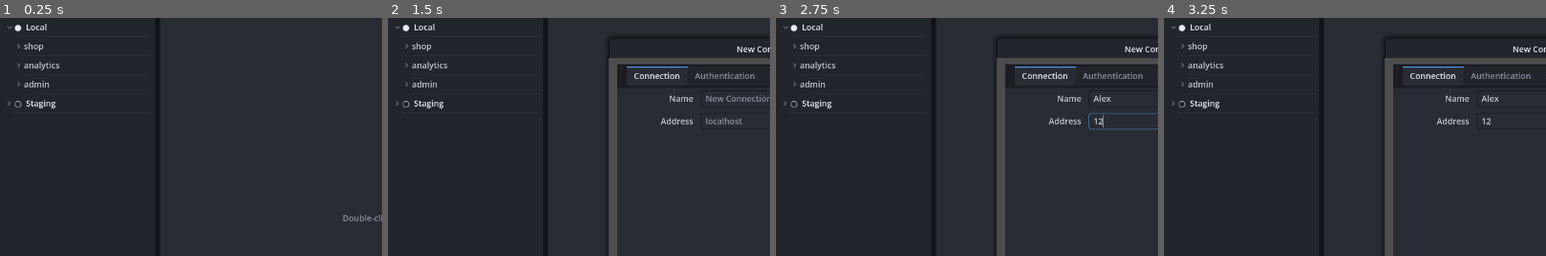
Above: before the commit, frames 1-4 (left to right).
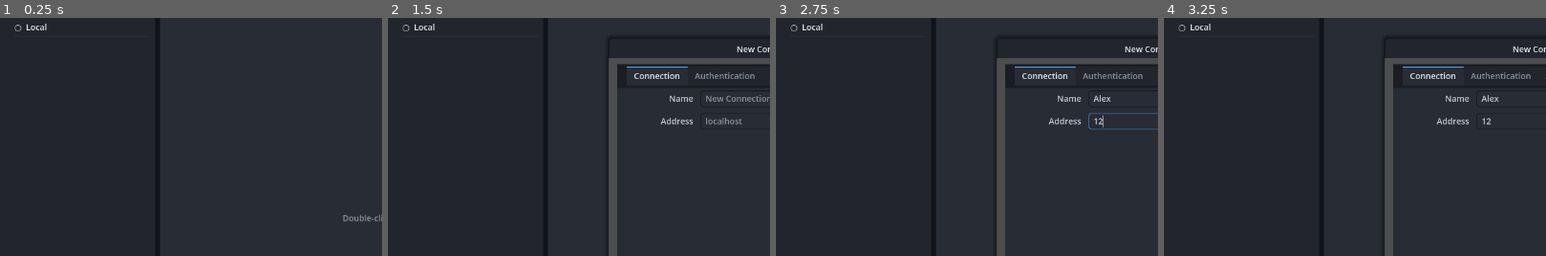
Above: after the commit, the same moments.

Repository: pierre-lehnen-rc/debris
Game: Godot game, scene res://source/ui/main.tscn
The game is run twice, just before and just after one commit, with the same random seed, the same clock (stepped at 60 frames per second) and the same inputs.
Inputs (mouse positions are % of the whole screen's width and height, from its top left):
- Up to frame 1 (0.25 s): no input
- Up to frame 2 (1.5 s): click "Refresh" at 0.5 s; click "+" at 1.25 s
- Up to frame 3 (2.75 s): click (55, 30) at 2.02 s; type "Alex" at 2.1 s; click (52, 34) at 2.25 s; type "12" at 2.33 s
- Up to frame 4 (3.25 s): click "Test" at 2.75 s
The pictures show only the part of the screen within x 0-50%, y 13-63%; the shares and areas given below are measured in that part.

The runs differ from the first frame. In frame 1, 0.5% of the frame differs, in the area x 2-16%, y 3-38%; in frame 2, 0.5%; in frame 3, 0.5%; in frame 4, 0.5%.

Commit message:
Remove mock data from the client
Drop the MockData module and its uses now that databases and collections come
from the backend. The sidebar seeds a single localhost connection instead of
mock connections, and the query tab clears its results (live document loading
via find is not wired up yet).

Co-Authored-By: Claude Opus 4.7 <noreply@anthropic.com>

Diff:
--- a/client/source/data/mock_data.gd
+++ /dev/null
@@ -1,157 +0,0 @@
-class_name MockData
-extends RefCounted
-
-## Placeholder data so the UI renders real-looking content before any real Mongo
-## connection exists. Replace the lookups here with live driver calls later;
-## the UI only depends on the shapes returned by the static helpers below.
-
-const CONNECTIONS := [
-	{
-		"name": "Local",
-		"host": "localhost:27017",
-		"connected": true,
-		"databases": [
-			{
-				"name": "shop",
-				"collections": ["users", "orders", "products", "categories"],
-			},
-			{
-				"name": "analytics",
-				"collections": ["events", "sessions"],
-			},
-			{
-				"name": "admin",
-				"collections": ["system.users", "system.version"],
-			},
-		],
-	},
-	{
-		"name": "Staging",
-		"host": "staging.db.internal:27017",
-		"connected": false,
-		"databases": [
-			{
-				"name": "shop",
-				"collections": ["users", "orders", "products"],
-			},
-		],
-	},
-]
-
-# Pools used by the deterministic generators below. Keeping them module-level
-# means the generated data is stable across calls (no RNG) and easy to tweak.
-const _FIRST_NAMES := [
-	"Ada", "Alan", "Grace", "Linus", "Margaret", "Dennis", "Barbara", "Ken",
-	"Edsger", "Donald", "John", "Katherine", "Tim", "Radia", "Guido", "Bjarne",
-	"James", "Anita", "Shafi", "Leslie", "Hedy", "Vint", "Brian", "Frances",
-]
-const _LAST_NAMES := [
-	"Lovelace", "Turing", "Hopper", "Torvalds", "Hamilton", "Ritchie", "Liskov",
-	"Thompson", "Dijkstra", "Knuth", "Backus", "Johnson", "Berners-Lee",
-	"Perlman", "van Rossum", "Stroustrup", "Gosling", "Borg", "Goldwasser",
-	"Lamport", "Lamarr", "Cerf", "Kernighan", "Allen",
-]
-const _CITIES := [
-	{"city": "London", "zip": "EC1A"},
-	{"city": "Manchester", "zip": "M1"},
-	{"city": "New York", "zip": "10001"},
-	{"city": "Berlin", "zip": "10115"},
-	{"city": "Tokyo", "zip": "100-0001"},
-	{"city": "Paris", "zip": "75001"},
-	{"city": "Sydney", "zip": "2000"},
-	{"city": "Toronto", "zip": "M5H"},
-]
-const _ROLE_SETS := [
-	["admin", "editor"], ["editor"], ["viewer"], ["editor", "viewer"],
-	["admin"], ["viewer", "contributor"],
-]
-const _ORDER_STATUS := ["shipped", "pending", "delivered", "cancelled", "refunded"]
-const _PRODUCT_NAMES := [
-	"Mechanical Keyboard", "Wireless Mouse", "USB-C Hub", "27\" Monitor",
-	"Webcam 1080p", "Desk Mat", "Laptop Stand", "Noise-Cancelling Headset",
-	"Ergonomic Chair", "Standing Desk", "Cable Organizer", "Bluetooth Speaker",
-]
-const _TAG_SETS := [
-	["peripherals", "input"], ["display", "office"], ["audio"],
-	["furniture", "ergonomics"], ["accessories"], ["peripherals", "wireless"],
-]
-
-
-## Returns an array of Dictionaries representing sample documents for a
-## collection. Falls back to a generic shape for unknown collections. The lists
-## are deliberately large so pagination is easy to exercise.
-static func documents_for(collection: String) -> Array:
-	match collection:
-		"users":
-			return _make_users(137)
-		"orders":
-			return _make_orders(84)
-		"products":
-			return _make_products(63)
-		_:
-			return _make_generic(40)
-
-
-static func _oid(prefix: String, n: int) -> String:
-	return "ObjectId('%s%08d')" % [prefix, n]
-
-
-static func _make_users(count: int) -> Array:
-	var docs: Array = []
-	for i in count:
-		var first: String = _FIRST_NAMES[i % _FIRST_NAMES.size()]
-		var last: String = _LAST_NAMES[(i * 7) % _LAST_NAMES.size()]
-		var handle := ("%s.%s" % [first, last]).to_lower().replace(" ", "")
-		docs.append({
-			"_id": _oid("64f0a1b2c3d4e5f6", i + 1),
-			"name": "%s %s" % [first, last],
-			"email": "%s@example.com" % handle,
-			"age": 22 + (i * 3) % 45,
-			"active": (i % 4) != 0,
-			"roles": _ROLE_SETS[i % _ROLE_SETS.size()],
-			"address": _CITIES[i % _CITIES.size()],
-		})
-	return docs
-
-
-static func _make_orders(count: int) -> Array:
-	var docs: Array = []
-	for i in count:
-		var cents := (i * 1373) % 20000 + 500
-		docs.append({
-			"_id": _oid("64f0b2c3d4e5f600", i + 1),
-			"user_id": _oid("64f0a1b2c3d4e5f6", (i % 137) + 1),
-			"total": float(cents) / 100.0,
-			"status": _ORDER_STATUS[i % _ORDER_STATUS.size()],
-			"items": 1 + (i % 6),
-			"created_at": "2024-%02d-%02dT%02d:%02d:00Z" % [
-				1 + (i % 12), 1 + (i % 27), (i * 5) % 24, (i * 13) % 60,
-			],
-		})
-	return docs
-
-
-static func _make_products(count: int) -> Array:
-	var docs: Array = []
-	for i in count:
-		var base: String = _PRODUCT_NAMES[i % _PRODUCT_NAMES.size()]
-		docs.append({
-			"_id": _oid("64f0c3d4e5f60000", i + 1),
-			"sku": "SKU-%04d" % (i + 1),
-			"name": base if i < _PRODUCT_NAMES.size() else "%s v%d" % [base, i / _PRODUCT_NAMES.size() + 1],
-			"price": float((i * 997) % 25000 + 499) / 100.0,
-			"in_stock": (i * 17) % 250,
-			"tags": _TAG_SETS[i % _TAG_SETS.size()],
-		})
-	return docs
-
-
-static func _make_generic(count: int) -> Array:
-	var docs: Array = []
-	for i in count:
-		docs.append({
-			"_id": _oid("0000000000000000", i + 1),
-			"field": "value-%d" % (i + 1),
-			"count": i + 1,
-		})
-	return docs
--- a/client/source/ui/sidebar/connection_sidebar.gd
+++ b/client/source/ui/sidebar/connection_sidebar.gd
@@ -1,8 +1,9 @@
 class_name ConnectionSidebar
 extends PanelContainer
 
-## Left-hand panel: a tree of connections > databases > collections, fed from
-## a runtime list seeded from MockData. Double-clicking a collection opens a
+## Left-hand panel: a tree of connections > databases > collections. Databases
+## and collections are loaded lazily from the backend when a connection is
+## connected / a database is expanded. Double-clicking a collection opens a
 ## query tab; right-clicking any node shows a context menu of actions.
 
 signal collection_activated(connection: String, database: String, collection: String)
@@ -35,14 +36,21 @@
 @onready var _context_menu: PopupMenu = %ContextMenu
 
 var _menu_target: Dictionary = {}
-# Runtime, mutable copy seeded from MockData so connections can be edited.
+# Runtime list of connection configs (added/edited via the connection dialog).
 var _connections: Array = []
 # Set of "ci/database" keys with an in-flight collection load, to de-dupe.
 var _loading_dbs: Dictionary = {}
 
 
 func _ready() -> void:
-	_connections = MockData.CONNECTIONS.duplicate(true)
+	# Seed a single localhost connection so there's something to connect to out
+	# of the box; databases/collections are then loaded from the backend.
+	_connections = [{
+		"name": "Local",
+		"host": "127.0.0.1:27017",
+		"connected": false,
+		"databases": [],
+	}]
 
 	_apply_style()
 
--- a/client/source/ui/workspace/query_tab.gd
+++ b/client/source/ui/workspace/query_tab.gd
@@ -2,8 +2,8 @@
 extends VBoxContainer
 
 ## A single query workspace: a code editor on top, results below, split
-## vertically. "Run" currently loads mock documents for the target collection;
-## later it will execute the editor's query against a live connection.
+## vertically. Document loading from a live connection is not wired up yet, so
+## "Run" currently clears the results view.
 ## Layout lives in query_tab.tscn; configure() must be called before the node
 ## enters the tree so _ready() can seed the editor and target label.
 
@@ -59,7 +59,5 @@
 
 
 func _run() -> void:
-	if collection_name.is_empty():
-		_results.set_documents([])
-		return
-	_results.set_documents(MockData.documents_for(collection_name))
+	# Backend document loading is not wired up yet; clear the results for now.
+	_results.set_documents([])
Not shown, removed: client/source/data/mock_data.gd.uid
